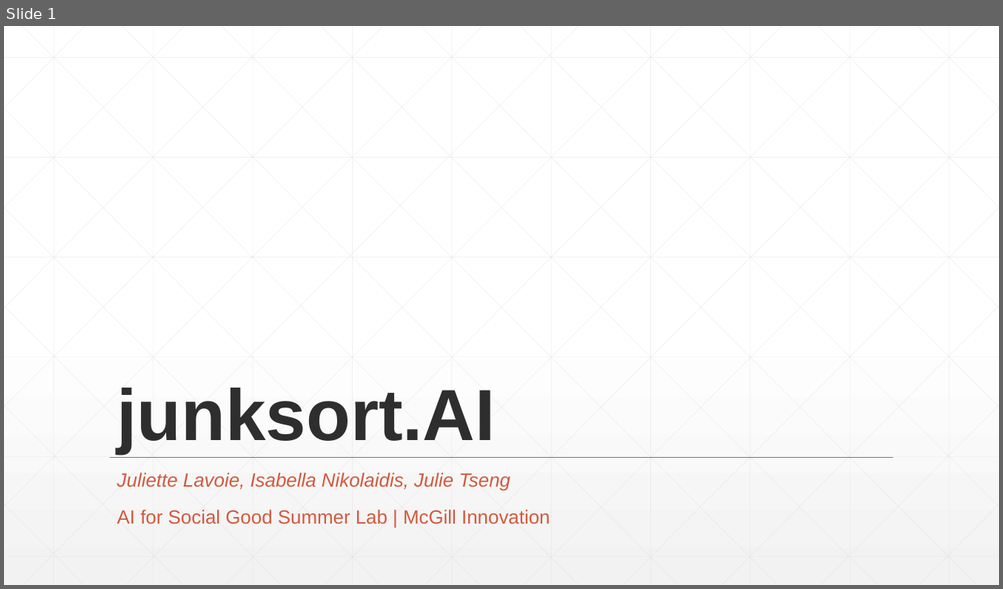
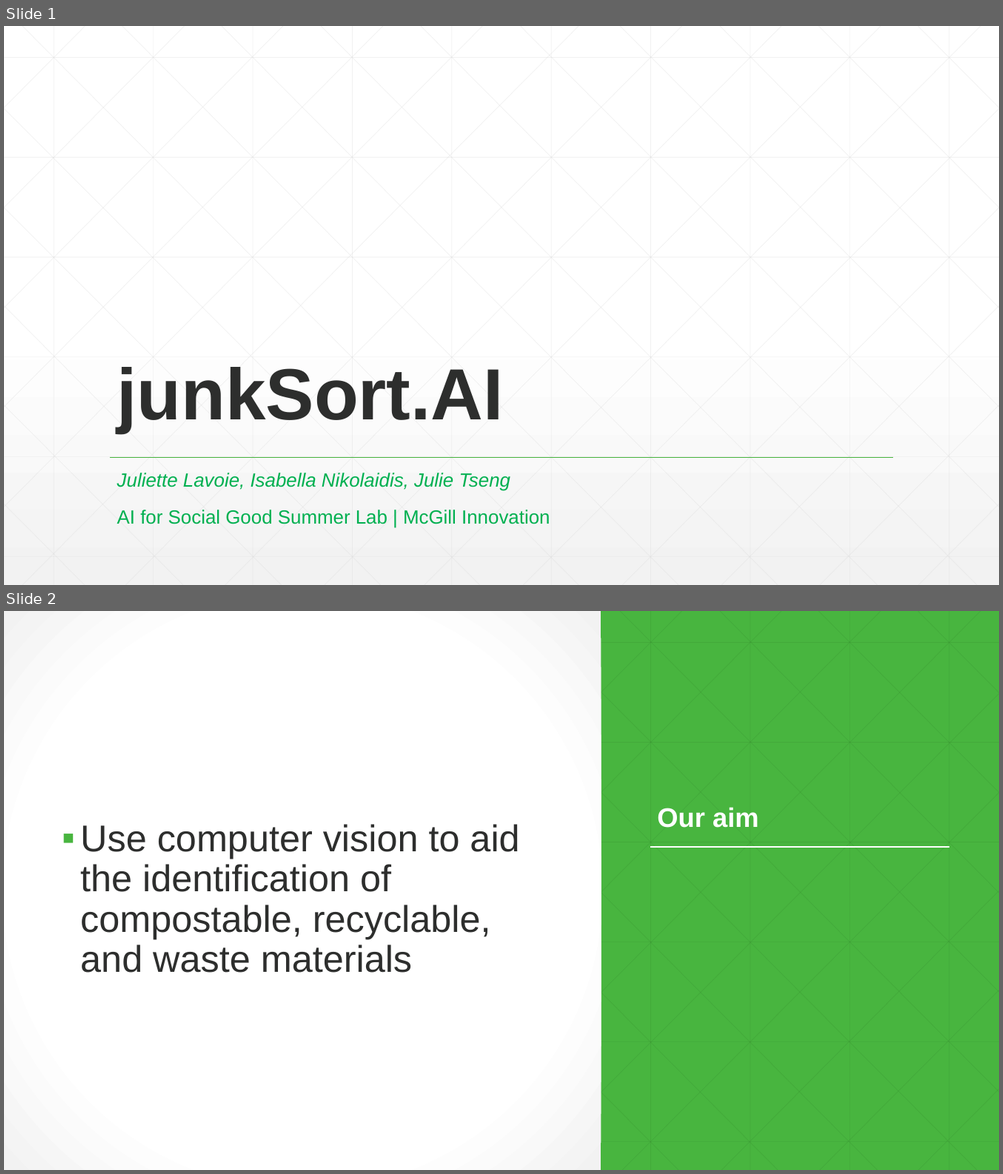
Before and after one commit to j-tseng/junkSort.AI, a slide deck: junksort-presentation.pptx. Shown one above the other, each under a label of ours: slide 1 before the commit, slides 1 and 2 after it. The pictures are 1003x589 and 1003x1174 pixels, drawn with LibreOffice and Linux fonts; fonts in the diff are those of the drawing. Boxes give left, top, right and bottom in pixels: in the first picture for what was removed or moved away, otherwise in the second. Text is boxed around its words. In the diff, an @@ line names an element or a change of style, - is before the commit and + after.

```diff
--- a/junksort-presentation.pptx
+++ b/junksort-presentation.pptx
@@ slide 2 added at <box>4,611,999,1170</box>, background #48B53F @@
@@ rectangle added at <box>4,611,601,1170</box>, fill gradient #FFFFFF to #F2F2F2 @@
@@ title added at <box>657,807,759,828</box>, 26 pt, text #FFFFFF, bold @@
+Our aim
@@ text added at <box>80,824,519,973</box>, 36 pt, text #2D2E2D @@
+▪ Use computer vision to aid the identification of compostable, recyclable, and waste materials
@@ line added from (650, 848) to (949, 848), #FFFFFF 1.5 pt @@
@@ group added at <box>4,611,999,1170</box>: 46 lines @@
@@ slide 1 changed as well @@
@@ title at <box>117,367,504,433</box>: text changed @@
-junksort.AI
+junkSort.AI
@@ subtitle "Juliette Lavoie, Isabella Nikolaidis, Julie ..." at <box>117,473,549,525</box>: text colour #D15A3E to #00B050 @@
@@ line (110, 458) - (893, 458): stroke #D15A3E 1 pt to #48B53F 1 pt @@
```
Also in this commit, not shown: 1 other slide changed, 2 other slides added, 7 slides removed.
